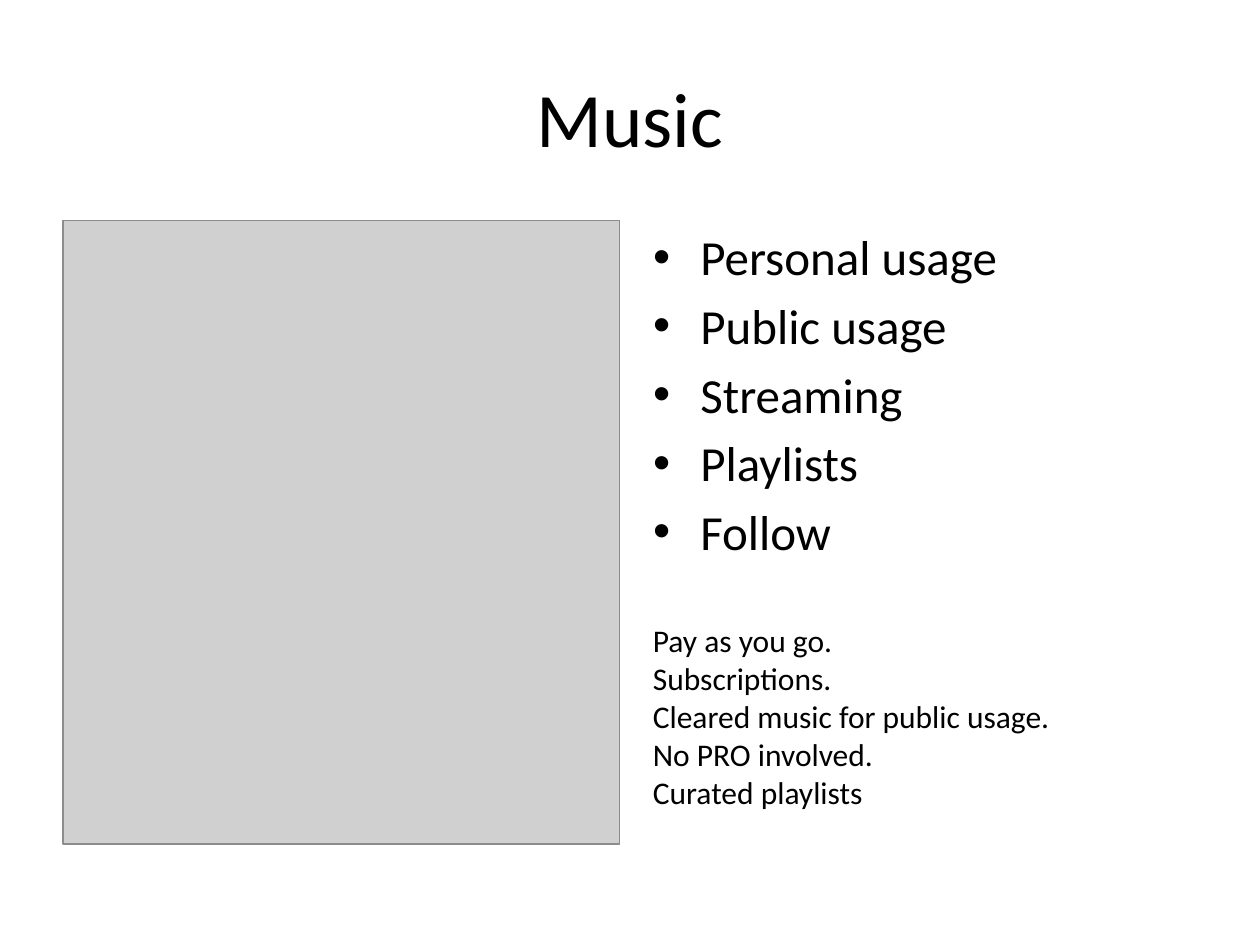
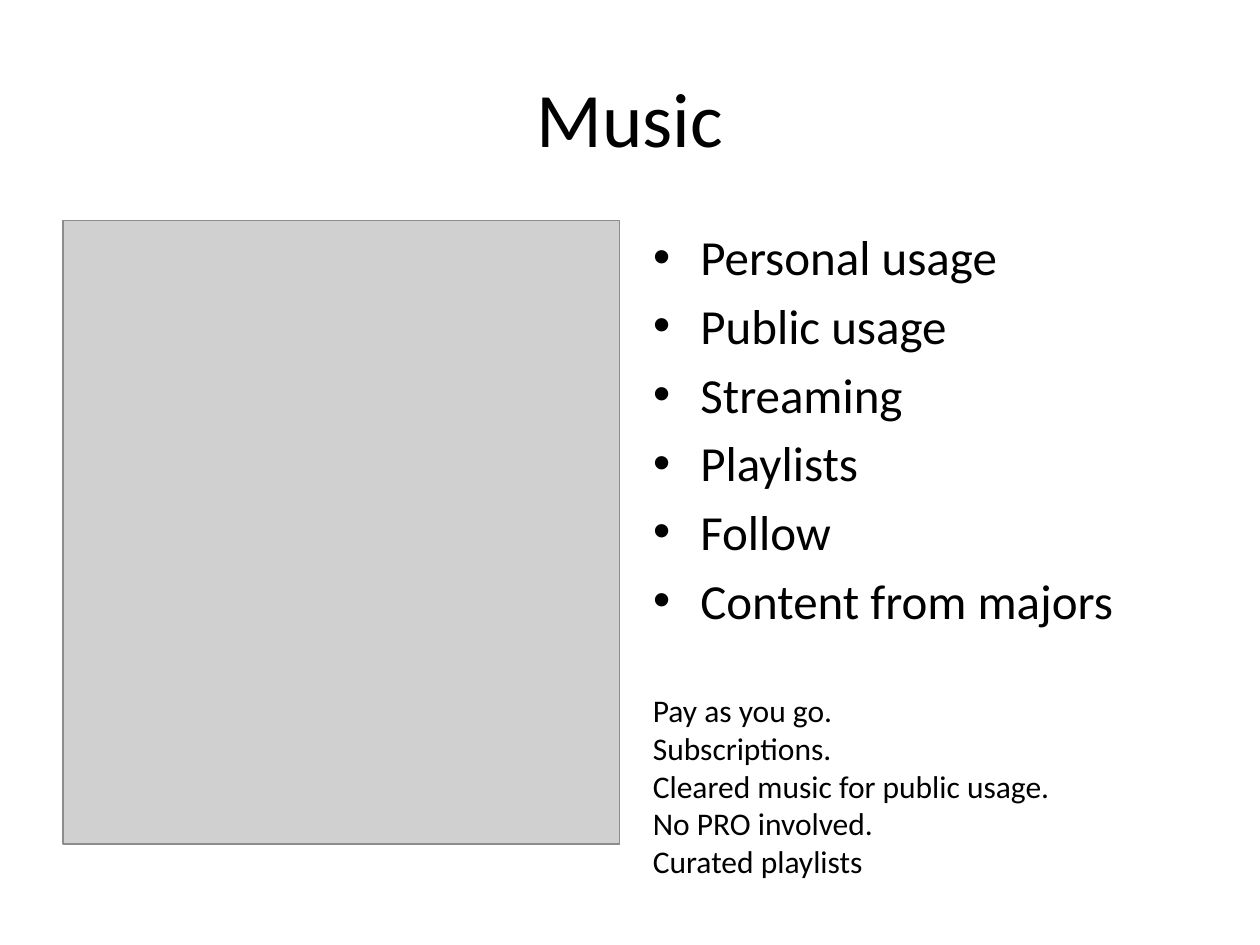
Before and after one commit to maxgronlund/digiramp, a slide deck: slide 4 of documents/strategy/consumer player/DigiRAMP Mobile.pptx. Drawn at 1260x945 pixels with LibreOffice and Linux fonts; fonts in the diff are those of the drawing; grey boxes stand for pictures. Boxes give left, top, right and bottom in pixels: in the first picture for what was removed or moved away, otherwise in the second. Text is boxed around its words. In the diff, an @@ line names an element or a change of style, - is before the commit and + after.

```diff
--- a/documents/strategy/consumer player/DigiRAMP Mobile.pptx
+++ b/documents/strategy/consumer player/DigiRAMP Mobile.pptx
@@ text at (700, 585, 1113, 628): paragraph added @@
+• Content from majors
@@ text "Pay as you go.": place and size @@
-text "Pay as you go." at (653, 631, 1049, 809)
+text "Pay as you go." at (653, 701, 1049, 878)
```
Also in this commit, not shown: 3 other slides changed, 9 other files.
